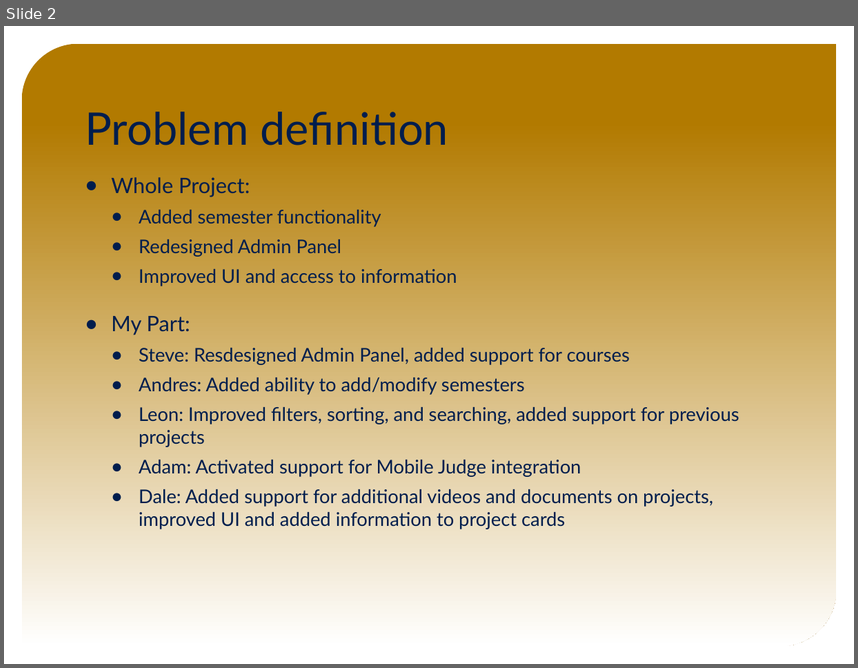
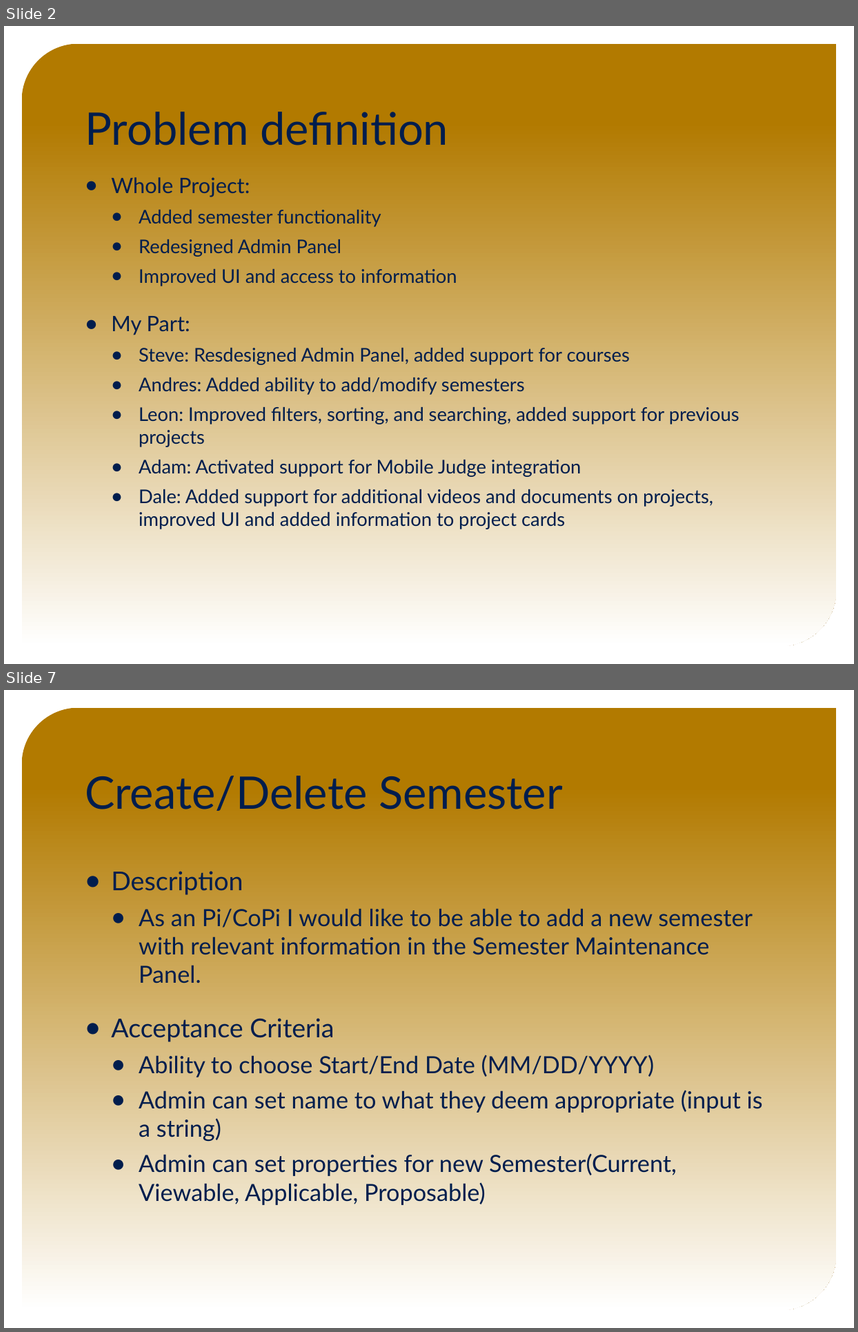
Before and after one commit to FIU-SCIS-Senior-Projects/VIP-Website-7.0, a slide deck: Presentation Slides/Final Presentation Slides.pptx. Shown one above the other, each under a label of ours: slide 2 before the commit, slides 2 and 7 after it; the slides between them are not shown. The pictures are 858x668 and 858x1332 pixels, drawn with LibreOffice and Linux fonts; fonts in the diff are those of the drawing; background and template pictures are left out. Boxes give left, top, right and bottom in pixels: in the first picture for what was removed or moved away, otherwise in the second. Text is boxed around its words. In the diff, an @@ line names an element or a change of style, - is before the commit and + after.

```diff
--- a/Presentation Slides/Final Presentation Slides.pptx
+++ b/Presentation Slides/Final Presentation Slides.pptx
@@ slide 7 added at (x1=4, y1=690, x2=854, y2=1328), background picture (left out); not listed: 1 template element that a slide beside it also shows @@
@@ title added at (x1=85, y1=776, x2=563, y2=811), 38 pt, text #001D4D @@
+Create/Delete Semester
@@ text added at (x1=111, y1=871, x2=763, y2=1205), 20 pt, text #001D4D @@
+● Description
+  ● As an Pi/CoPi I would like to be able to add a new semester with relevant information in the Semester Maintenance Panel.
+● Acceptance Criteria
+  ● Ability to choose Start/End Date (MM/DD/YYYY)
+  ● Admin can set name to what they deem appropriate (input is a string)
+  ● Admin can set properties for new Semester(Current, Viewable, Applicable, Proposable)
```
Also in this commit, not shown: 6 slides changed, 10 other slides added, 6 slides removed, 1 other file.
